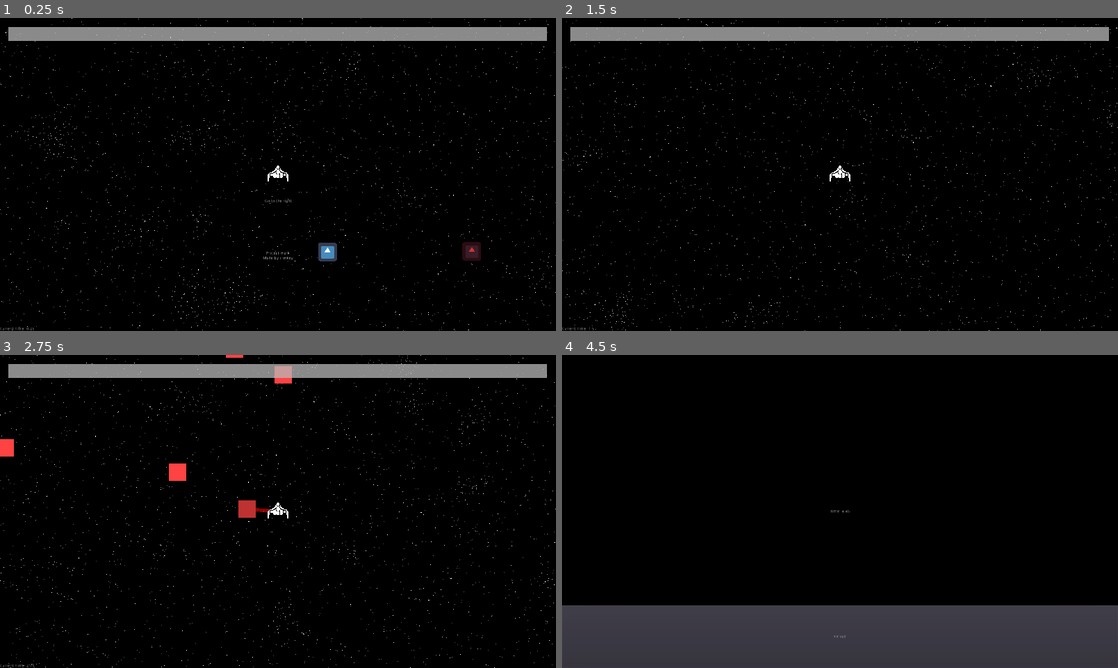
Above: before the commit, frames 1-4 (two rows, left to right).
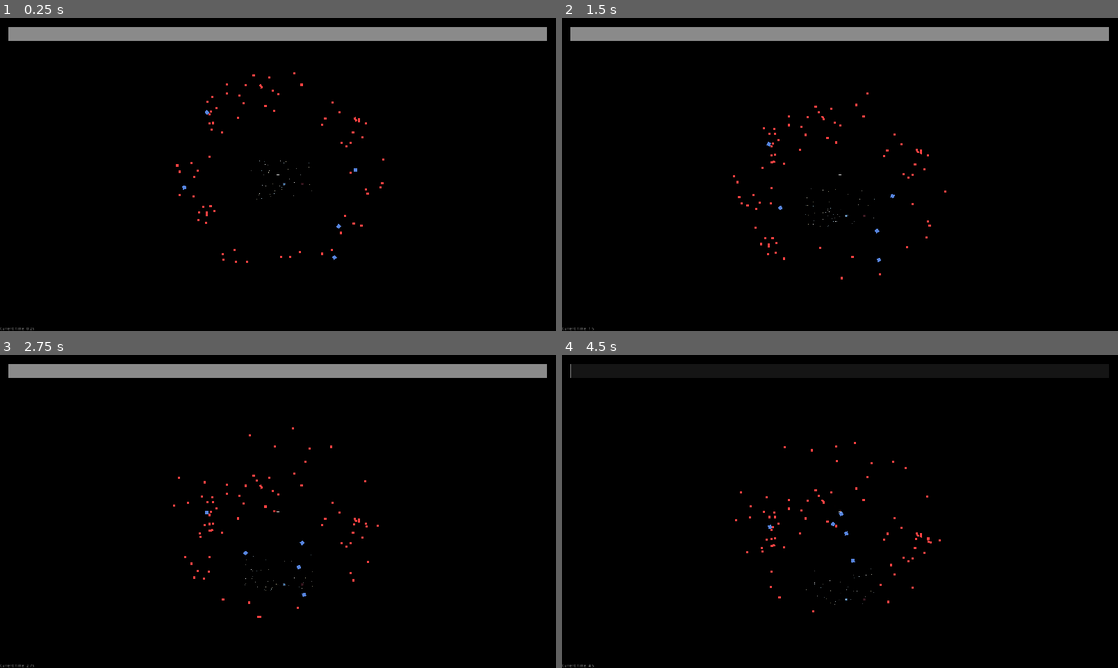
Above: after the commit, the same moments.

Repository: lajollagamesclub/project-mark
Game: Godot game, scene res://Main.tscn
Two runs of this game, one before a commit and one after it. Both use one fixed random seed, a clock stepped at 60 frames per second and the inputs below. The engine's default icon, where the game draws it, is replaced by a stand-in: a white triangle on a blue panel in a dark square.
Inputs:
- Up to frame 1 (0.25 s): no input
- Up to frame 2 (1.5 s): hold E (g_dash_right) 0.53-1.28 s; hold S (g_down) from 1.28 s (still down)
- Up to frame 3 (2.75 s): release S (g_down) at 2.03 s; hold E (g_dash_right) from 2.03 s (still down)
- Up to frame 4 (4.5 s): release E (g_dash_right) at 2.78 s; hold Up (g_fire_up) 2.78-3.53 s; hold Q (g_dash_left) from 3.53 s (still down)

The runs differ from the first frame. In frame 1, 1.4% of the frame differs, in the area x 0-100%, y 0-100%; in frame 2, 0.9%; in frame 3, 1.6%; in frame 4, 20%, in the area x 0-100%, y 2-100%.

Commit message:
WIP add auto aim

Diff:
--- /dev/null
+++ b/src/AutoAim.gd
@@ -0,0 +1,35 @@
+extends Area2D
+
+var last_target_vector: Vector2 = Vector2()
+var last_input_vector: Vector2 = Vector2()
+
+# suggested rotation based on current target vector
+# cur_vector - unit vector representing current direction
+# toleration - angle in degrees for how much distance to tolerate
+func get_suggestion(cur_vector: Vector2, toleration: float) -> float:
+	cur_vector = cur_vector.normalized()
+	last_input_vector = cur_vector
+	toleration = deg2rad(toleration)
+
+	var tolerated_vector = cur_vector.rotated(toleration)
+	var tolerated_dot_product = 1 - tolerated_vector.dot(cur_vector)
+
+	print(tolerated_dot_product)
+
+	for n in get_overlapping_bodies():
+		if n.is_in_group("targetable"):
+			var to_n_vector: Vector2 = n.global_position - global_position
+			to_n_vector = to_n_vector.normalized()
+			var dot_to_target = to_n_vector.dot(cur_vector)
+			if abs(dot_to_target) < tolerated_dot_product:
+				last_target_vector = to_n_vector
+				return to_n_vector.angle()
+
+	return cur_vector.angle()
+
+func _process(delta):
+	update()
+
+func _draw():
+	draw_line(Vector2(),to_local(global_position + last_input_vector*3000.0), Color(1, 0, 0, 0.5), 10)
+#	draw_line(Vector2(), last_target_vector*3000.0, Color(0, 1, 0, 0.5), 10.0)
--- /dev/null
+++ b/src/AutoAim.tscn
@@ -0,0 +1,12 @@
+[gd_scene load_steps=3 format=2]
+
+[ext_resource path="res://AutoAim.gd" type="Script" id=1]
+
+[sub_resource type="CircleShape2D" id=1]
+radius = 1166.89
+
+[node name="AutoAim" type="Area2D"]
+script = ExtResource( 1 )
+
+[node name="CollisionShape2D" type="CollisionShape2D" parent="."]
+shape = SubResource( 1 )
--- a/src/Enemy.gd
+++ b/src/Enemy.gd
@@ -19,7 +19,8 @@
 	for c in range(get_slide_count()):
 		var collision = get_slide_collision(c)
 		if collision.collider.is_in_group("player"):
-			get_tree().change_scene("res://GameOver.tscn")
+			pass
+#			get_tree().change_scene("res://GameOver.tscn")
 
 func hit():
 	queue_free()
--- a/src/Enemy.tscn
+++ b/src/Enemy.tscn
@@ -7,6 +7,7 @@
 
 [node name="Enemy" type="KinematicBody2D" groups=[
 "hittable",
+"targetable",
 ]]
 script = ExtResource( 1 )
 
--- a/src/Player.tscn
+++ b/src/Player.tscn
@@ -1,10 +1,11 @@
-[gd_scene load_steps=7 format=2]
+[gd_scene load_steps=8 format=2]
 
 [ext_resource path="res://PlayerTurning.gd" type="Script" id=1]
 [ext_resource path="res://spaceship.png" type="Texture" id=2]
 [ext_resource path="res://AsteroidVisualizations.gd" type="Script" id=3]
 [ext_resource path="res://player-attack.wav" type="AudioStream" id=4]
 [ext_resource path="res://BulletSpawner.tscn" type="PackedScene" id=5]
+[ext_resource path="res://AutoAim.tscn" type="PackedScene" id=6]
 
 [sub_resource type="CircleShape2D" id=1]
 radius = 171.606
@@ -33,6 +34,7 @@
 
 [node name="Camera2D" type="Camera2D" parent="."]
 current = true
+zoom = Vector2( 8, 8 )
 smoothing_speed = 9.0
 drag_margin_left = 0.0
 drag_margin_top = 0.0
@@ -51,3 +53,5 @@
 volume_db = -12.93
 
 [node name="BulletSpawner" parent="." instance=ExtResource( 5 )]
+
+[node name="AutoAim" parent="." instance=ExtResource( 6 )]
--- a/src/PlayerTurning.gd
+++ b/src/PlayerTurning.gd
@@ -27,8 +27,12 @@
 
 		var rotation_vector: Vector2 = Vector2(horizontal_fire, vertical_fire)
 		var rotation_input: float = rotation_vector.angle()
+		rotation_input = rotation + rotation_input
 
-		$BulletSpawner.spawn_bullet(rotation + rotation_input)
+		var input_vector = Vector2(1, 0).rotated(rotation_input)
+
+		rotation_input = $AutoAim.get_suggestion(input_vector, 45.0)
+		$BulletSpawner.spawn_bullet(rotation_input)
 		$FireStreamPlayer.play()
 		player_state.fire_bullet()
 
--- a/src/player_state.gd
+++ b/src/player_state.gd
@@ -11,7 +11,8 @@
 	emit_signal("fuel_changed", fuel)
 
 func can_fire_bullet():
-	return fuel > 5
+	return true
+#	return fuel > 5
 
 func fire_bullet():
 	self.fuel -= 5
